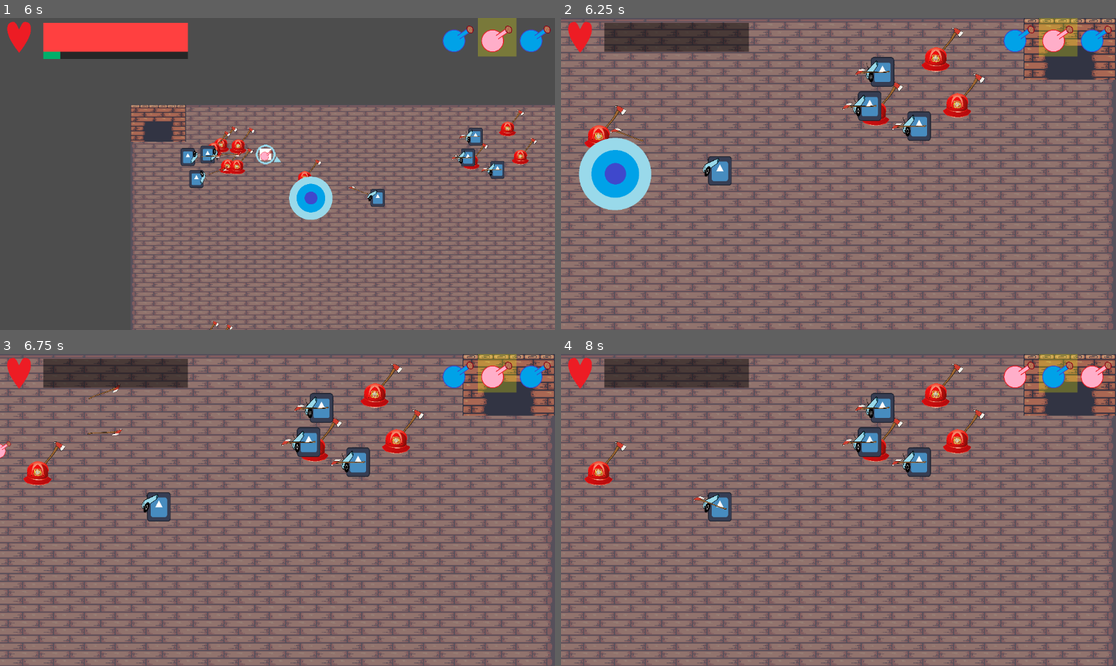
Above: before the commit, frames 1-4 (two rows, left to right).
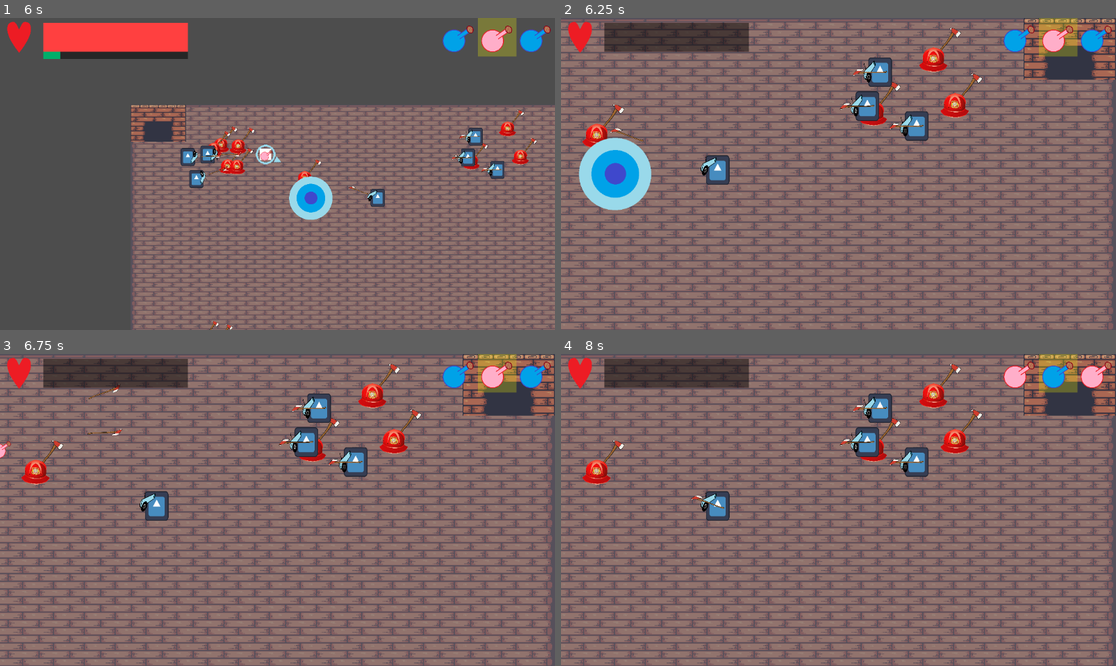
Above: after the commit, the same moments.

Repository: K-O-META/Alchemy_Prot_1
Game: Godot game, scene res://Stages/MenuStage/menu_stage.tscn
The game is run twice, just before and just after one commit, with the same random seed, the same clock (stepped at 60 frames per second) and the same inputs. The engine's default icon, where the game draws it, is replaced by a stand-in: a white triangle on a blue panel in a dark square.
Inputs (mouse positions are in pixels of both pictures, inside the frame that each line leads up to):
- Up to frame 1 (6 s): click "Start" at 0.5 s; click "Next" at 1.25 s; click "Next" at 2 s; click "PLAY!" at 2.75 s; move the mouse to (249, 236) at 3.52 s; hold Up (ui_up) 3.53-5.03 s; tap Space (dash) at 3.6, 5.1 s; move the mouse to (444, 220) at 4.27 s; click (444, 220) at 4.35 s; move the mouse to (111, 127) at 5.02 s; hold Q (potion_switch_left) from 5.03 s (still down); move the mouse to (305, 174) at 5.77 s; click (305, 174) at 5.85 s
- Up to frame 2 (6.25 s): keep holding Q (potion_switch_left)
- Up to frame 3 (6.75 s): move the mouse to (194, 432) at 6.52 s; release Q (potion_switch_left) at 6.53 s; hold Down (ui_down) from 6.53 s (still down); tap Space (dash) at 6.6 s
- Up to frame 4 (8 s): tap Enter at 7.25 s; move the mouse to (960, 494) at 7.27 s; release Down (ui_down) at 7.28 s; hold E (potion_switch_right) from 7.28 s (still down); click (960, 494) at 7.35 s

Frame 1 is identical in both runs. In frame 2, 2.0% of the frame differs, in the area x 3-77%, y 3-54%; in frame 3, 2.1%; in frame 4, 2.1%.

Commit message:
Fix firefighter scene cache

Diff:
--- a/Entities/Enemies/fire_fighter.tscn
+++ b/Entities/Enemies/fire_fighter.tscn
@@ -1,83 +1,53 @@
-[gd_scene load_steps=10 format=3 uid="uid://cvucfhvy8hid6"]
+[gd_scene load_steps=12 format=3 uid="uid://cvucfhvy8hid6"]
 
 [ext_resource type="Script" uid="uid://bxwrqmmm2t11d" path="res://Entities/Enemies/enemy_base.gd" id="1_72agv"]
+[ext_resource type="PackedScene" uid="uid://cg665cnwix3pu" path="res://Entities/Weapons/axe.tscn" id="2_6ryri"]
 [ext_resource type="Texture2D" uid="uid://bggdxm83endq4" path="res://Entities/Enemies/art/firefighter.png" id="2_lq4a0"]
-[ext_resource type="PackedScene" uid="uid://cg665cnwix3pu" path="res://Entities/Weapons/axe.tscn" id="2_xaocg"]
-[ext_resource type="Script" uid="uid://c7ikf18t5bgs7" path="res://Entities/Enemies/Behaviours/rush_behaviour.gd" id="4_lq4a0"]
+[ext_resource type="PackedScene" uid="uid://fvr0lwtankxt" path="res://Entities/Components/HitboxComponent/hitbox_component.tscn" id="5_6ryri"]
 [ext_resource type="PackedScene" uid="uid://psc1y6u8b60x" path="res://Entities/Components/HealtComponent/health_component.tscn" id="5_xaocg"]
-[ext_resource type="PackedScene" uid="uid://cn1v1yga5oq8u" path="res://Entities/Components/ReactionComponent/reaction_component.tscn" id="8_6ryri"]
+[ext_resource type="PackedScene" uid="uid://du4fqfyml6gv1" path="res://Entities/Components/AttackComponent/attack_component.tscn" id="6_6ryri"]
+[ext_resource type="PackedScene" uid="uid://b6r4wry16kxsh" path="res://Entities/Components/AttackComponent/targeting_component.tscn" id="7_co081"]
+[ext_resource type="PackedScene" uid="uid://bi4w86bht7juj" path="res://Entities/Enemies/Behaviours/rush_behaviour.tscn" id="8_co081"]
+[ext_resource type="PackedScene" uid="uid://cn1v1yga5oq8u" path="res://Entities/Components/ReactionComponent/reaction_component.tscn" id="9_co081"]
 
-[sub_resource type="RectangleShape2D" id="RectangleShape2D_hfku6"]
-size = Vector2(38, 38)
+[sub_resource type="CircleShape2D" id="CircleShape2D_co081"]
+radius = 63.0317
 
-[sub_resource type="GDScript" id="GDScript_si3oy"]
-script/source = "extends Area2D
-
-@export var cooldown_timer: Timer
-@export var weapon: Node2D
-var hit_target: Player = null
-var damage_amount: int = 10
-
-
-func _on_body_shape_entered(_body_rid:RID, body:Node2D, _body_shape_index:int, _local_shape_index:int) -> void:
-	if body is CharacterBody2D and body.is_in_group(\"player\"):
-		hit_target = body
-
-
-func _on_body_shape_exited(_body_rid:RID, body:Node2D, _body_shape_index:int, _local_shape_index:int) -> void:
-	if body == hit_target:
-		hit_target = null
-
-
-func _process(_delta: float) -> void:
-	if hit_target and cooldown_timer.is_stopped():
-		attack(hit_target)
-		cooldown_timer.start()
-
-
-func attack(target: Player) -> void:
-		print(\"Attacking target: \", target.name)
-		# Replace with actual attack logic (effect.apply(target))
-		if weapon:
-			weapon.animate()  # Assuming the weapon has an animate method
-		target.take_damage(Enums.Essences.BASIC, damage_amount)
-"
-
-[sub_resource type="CircleShape2D" id="CircleShape2D_hfku6"]
-radius = 65.0308
+[sub_resource type="RectangleShape2D" id="RectangleShape2D_co081"]
+size = Vector2(37.0694, 37.0694)
 
 [node name="FireFighter" type="CharacterBody2D" node_paths=PackedStringArray("health_component") groups=["enemies"]]
 script = ExtResource("1_72agv")
 health_component = NodePath("HealthComponent")
 
-[node name="Axe" parent="." instance=ExtResource("2_xaocg")]
+[node name="Axe" parent="." instance=ExtResource("2_6ryri")]
+
+[node name="AttackComponent" parent="." node_paths=PackedStringArray("cooldown_timer", "weapon", "targetfinder") instance=ExtResource("6_6ryri")]
+cooldown_timer = NodePath("AttackCooldown")
+weapon = NodePath("../Axe")
+targetfinder = NodePath("TargetingComponent")
+
+[node name="AttackCooldown" type="Timer" parent="AttackComponent"]
+wait_time = 0.7
+one_shot = true
+autostart = true
+
+[node name="TargetingComponent" parent="AttackComponent" instance=ExtResource("7_co081")]
+
+[node name="CollisionShape2D" parent="AttackComponent/TargetingComponent" index="0"]
+shape = SubResource("CircleShape2D_co081")
 
 [node name="Texture" type="Sprite2D" parent="."]
 scale = Vector2(0.120462, 0.120462)
 texture = ExtResource("2_lq4a0")
 
-[node name="HitboxComponent" type="CollisionShape2D" parent="."]
-scale = Vector2(1.29487, 1.29487)
-shape = SubResource("RectangleShape2D_hfku6")
+[node name="HitboxComponent" parent="." instance=ExtResource("5_6ryri")]
+shape = SubResource("RectangleShape2D_co081")
 
-[node name="MeleeAttack" type="Area2D" parent="." node_paths=PackedStringArray("cooldown_timer", "weapon")]
-script = SubResource("GDScript_si3oy")
-cooldown_timer = NodePath("AttackCooldown")
-weapon = NodePath("../Axe")
-
-[node name="AttackCooldown" type="Timer" parent="MeleeAttack"]
-one_shot = true
-autostart = true
-
-[node name="AttackShape" type="CollisionShape2D" parent="MeleeAttack"]
-shape = SubResource("CircleShape2D_hfku6")
-
-[node name="RushBehaviour" type="Node2D" parent="."]
-script = ExtResource("4_lq4a0")
+[node name="RushBehaviour" parent="." instance=ExtResource("8_co081")]
 
 [node name="HealthComponent" parent="." instance=ExtResource("5_xaocg")]
 
-[node name="ReactionComponent" parent="HealthComponent" instance=ExtResource("8_6ryri")]
+[node name="ReactionComponent" parent="HealthComponent" instance=ExtResource("9_co081")]
 
-[connection signal="body_shape_entered" from="MeleeAttack" to="MeleeAttack" method="_on_body_shape_entered"]
-[connection signal="body_shape_exited" from="MeleeAttack" to="MeleeAttack" method="_on_body_shape_exited"]
+[editable path="AttackComponent/TargetingComponent"]
--- a/Entities/Player/player.gd
+++ b/Entities/Player/player.gd
@@ -10,7 +10,8 @@
 var actual_shooting_range: float = 0.0
 @export var range_limit: float = 6.0
 @export var shooting_speed:float = 6.0
-var potion_to_throw_scene := load("res://Entities/Potion/potion_to_throw.tscn")
+@onready var potion_to_throw_scene := load("res://Entities/Potion/potion_to_throw.tscn")
+
 
 func _process(delta: float) -> void:
 	# MOVING
--- a/Entities/Weapons/weapon.gd
+++ b/Entities/Weapons/weapon.gd
@@ -1,8 +1,8 @@
 class_name Weapon extends Node2D
 
 
-func animate() -> void:
-	push_error("You must override `animate()` in a subclass of Weapon.")
+func attack(_target: Node2D) -> void:
+	push_error("You must override `attack()` in a subclass of Weapon.")
 
 
 func rotate_toward(_target: Node2D) -> void:
--- a/Utilities/GameManager/game_manager.gd
+++ b/Utilities/GameManager/game_manager.gd
@@ -6,9 +6,7 @@
 
 func _ready() -> void:
 	_load_default_potions()
-	var potion = Potion.new()
-	potion.set_essence(Enums.Essences.BASIC)
-	inventory_potions.append(potion)
+
 
 #TODO
 func load_stage(stage_name: String) -> void:
Not shown, changed: Entities/Components/AttackComponent/targeting_component.gd.uid
